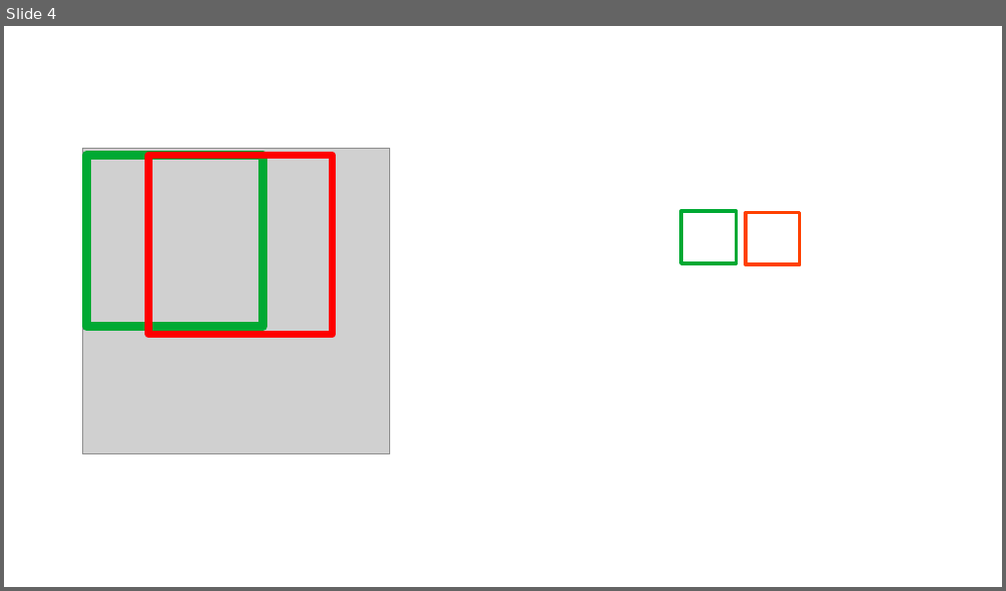
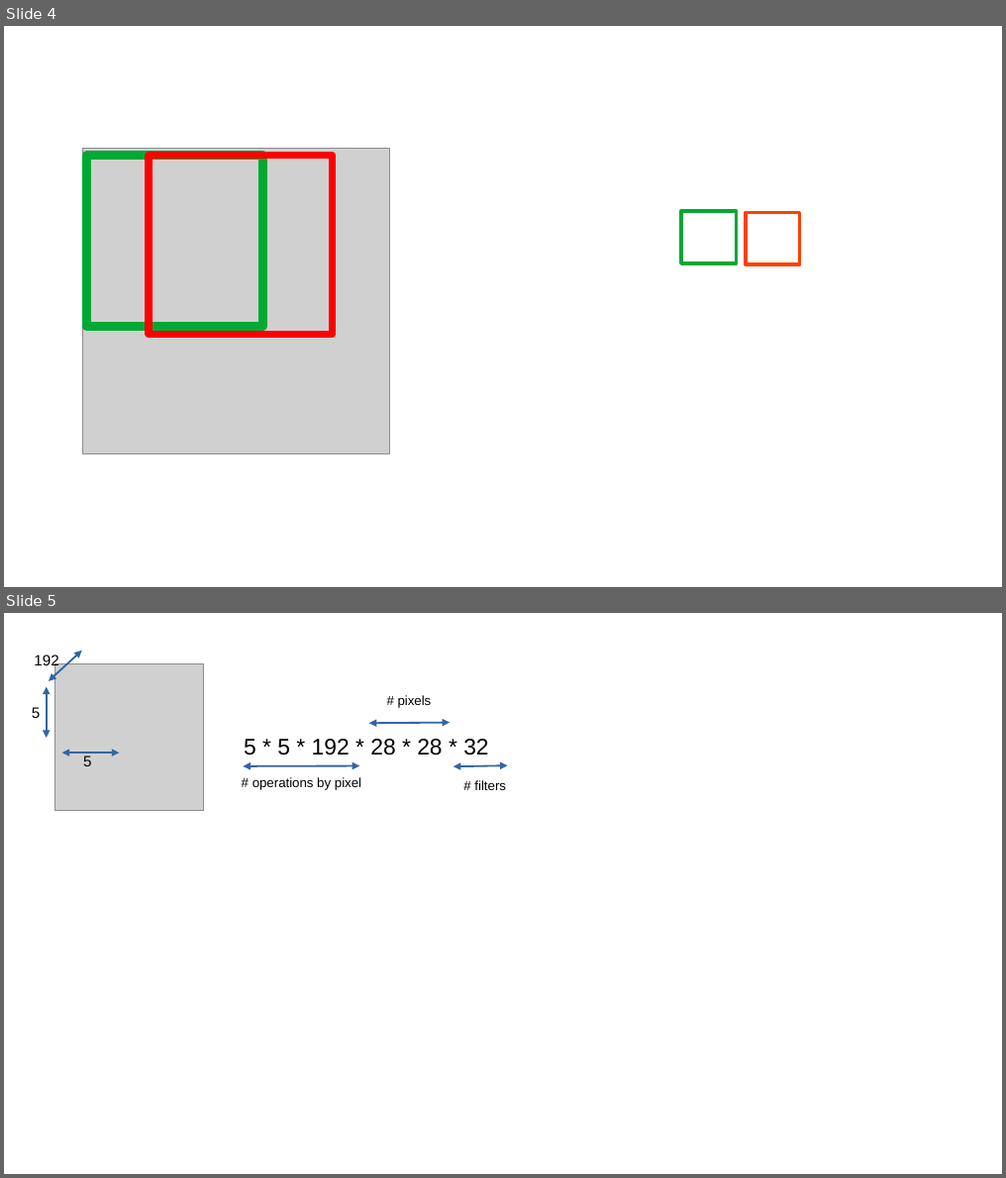
Before and after one commit to mauvaisetroupe/deep-learning-specialization-coursera, a slide deck: c4-convolutional-neural-netowrks/reorganized-demo.odp. Shown one above the other, each under a label of ours: slide 4 before the commit, slides 4 and 5 after it. The pictures are 1006x591 and 1006x1178 pixels, drawn with LibreOffice and Linux fonts; fonts in the diff are those of the drawing; grey boxes stand for pictures; background and template pictures are left out. Boxes give left, top, right and bottom in pixels: in the first picture for what was removed or moved away, otherwise in the second. Text is boxed around its words. In the diff, an @@ line names an element or a change of style, - is before the commit and + after.

```diff
--- a/c4-convolutional-neural-netowrks/reorganized-demo.odp
+++ b/c4-convolutional-neural-netowrks/reorganized-demo.odp
@@ slide 5 added at [4,613,1002,1174], background #FFFFFF @@
@@ text added at [34,655,58,669], 12 pt, text #000000 @@
+192
@@ double arrow added from (49, 681) to (82, 651), #3465A4 1.45 pt @@
@@ picture added at [54,664,203,811] @@
@@ elbow double arrow added from (47, 738) to (47, 687), #3465A4 1.45 pt @@
@@ text added at [398,695,432,708], 10.5 pt, text #000000 @@
+# pixels
@@ text added at [32,707,40,718], 12 pt, text #000000 @@
+5
@@ double arrow added from (369, 724) to (450, 723), #3465A4 1.45 pt @@
@@ elbow double arrow added from (62, 753) to (119, 753), #3465A4 1.45 pt @@
@@ text added at [83,756,91,766], 12 pt, text #000000 @@
+5
@@ text added at [244,739,488,756], 18 pt, text #000000 @@
+5 * 5 * 192 * 28 * 28 * 32
@@ double arrow added from (243, 766) to (359, 766), #3465A4 1.45 pt @@
@@ text added at [252,777,361,790], 10.5 pt, text #000000 @@
+# operations by pixel
@@ double arrow added from (453, 766) to (508, 766), #3465A4 1.45 pt @@
@@ text added at [474,780,506,790], 10.5 pt, text #000000 @@
+# filters
```
Also in this commit, not shown: 2 other slides added, 2 other files.
